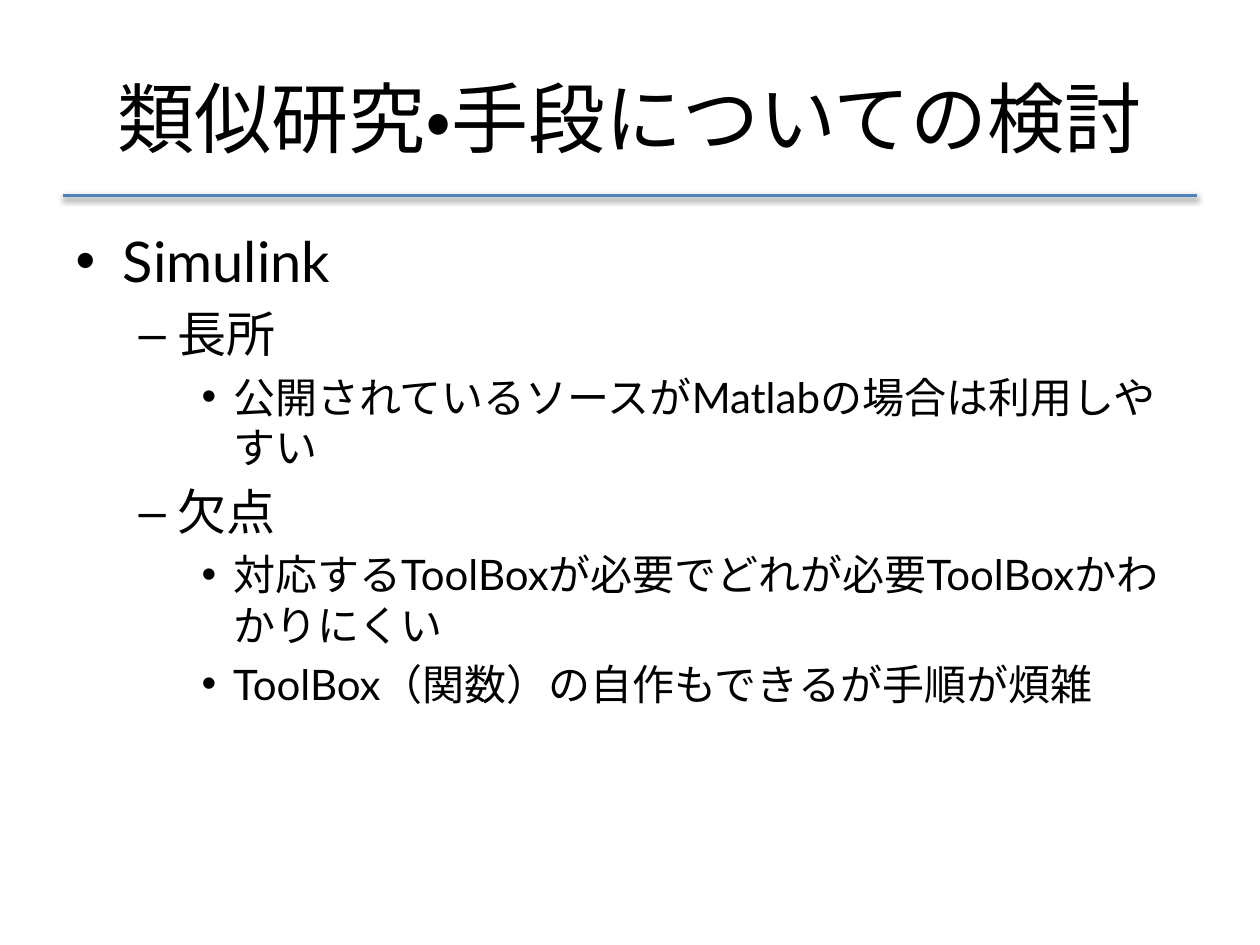
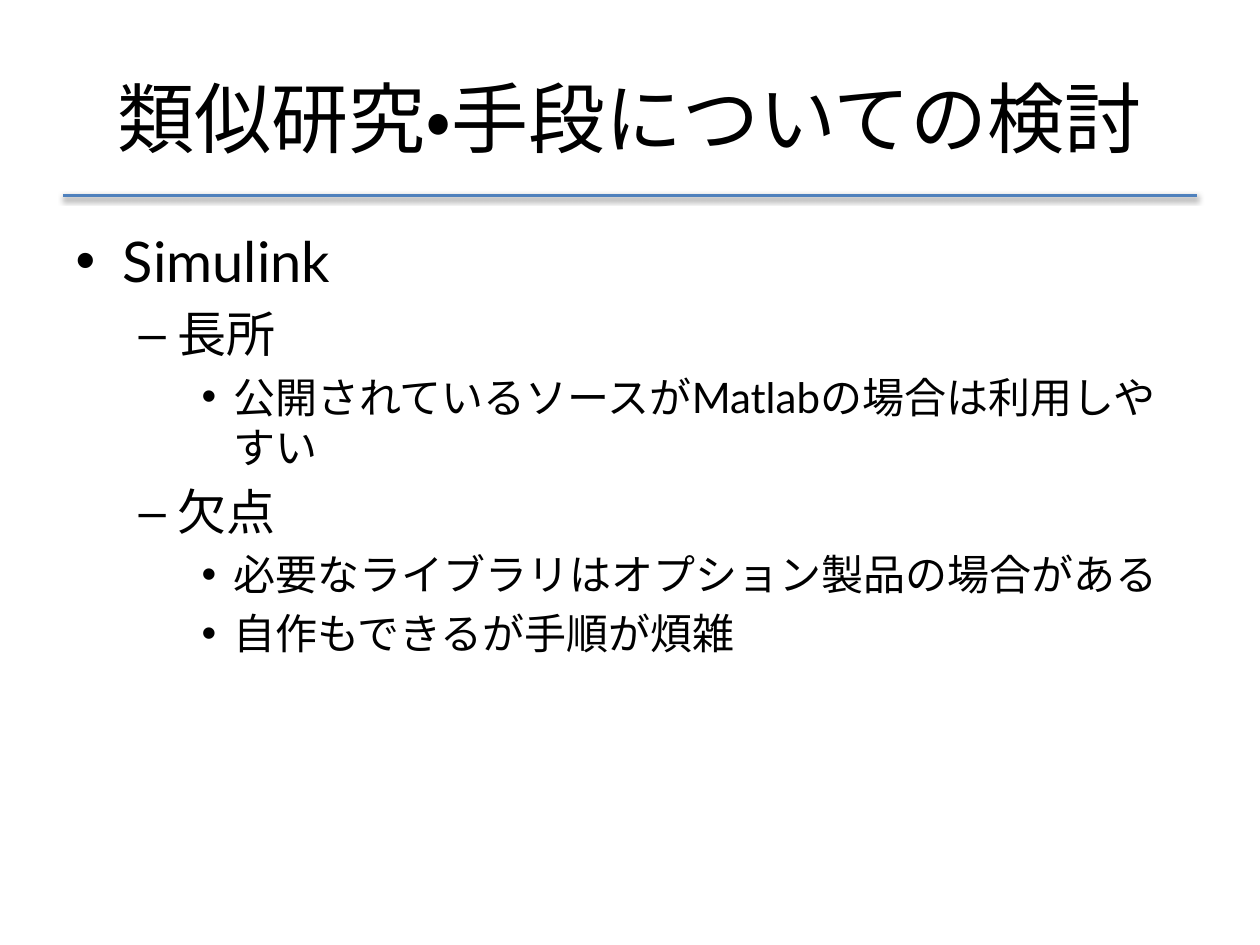
Before and after one commit to f-akazawa/akaz_uecdevelop, a slide deck: slide 14 of doc/中間発表資料.pptx. Drawn at 1260x945 pixels with LibreOffice and Linux fonts; fonts in the diff are those of the drawing. Boxes give left, top, right and bottom in pixels: in the first picture for what was removed or moved away, otherwise in the second. Text is boxed around its words. In the diff, an @@ line names an element or a change of style, - is before the commit and + after.

```diff
--- a/doc/中間発表資料.pptx
+++ b/doc/中間発表資料.pptx
@@ text at [233, 554, 1157, 653]: text changed @@
-    • 対応するToolBoxが必要でどれが必要ToolBoxかわかりにくい
-    • ToolBox（関数）の自作もできるが手順が煩雑
+    • 必要なライブラリはオプション製品の場合がある
+    • 自作もできるが手順が煩雑
```
Also in this commit, not shown: 2 other slides changed.
